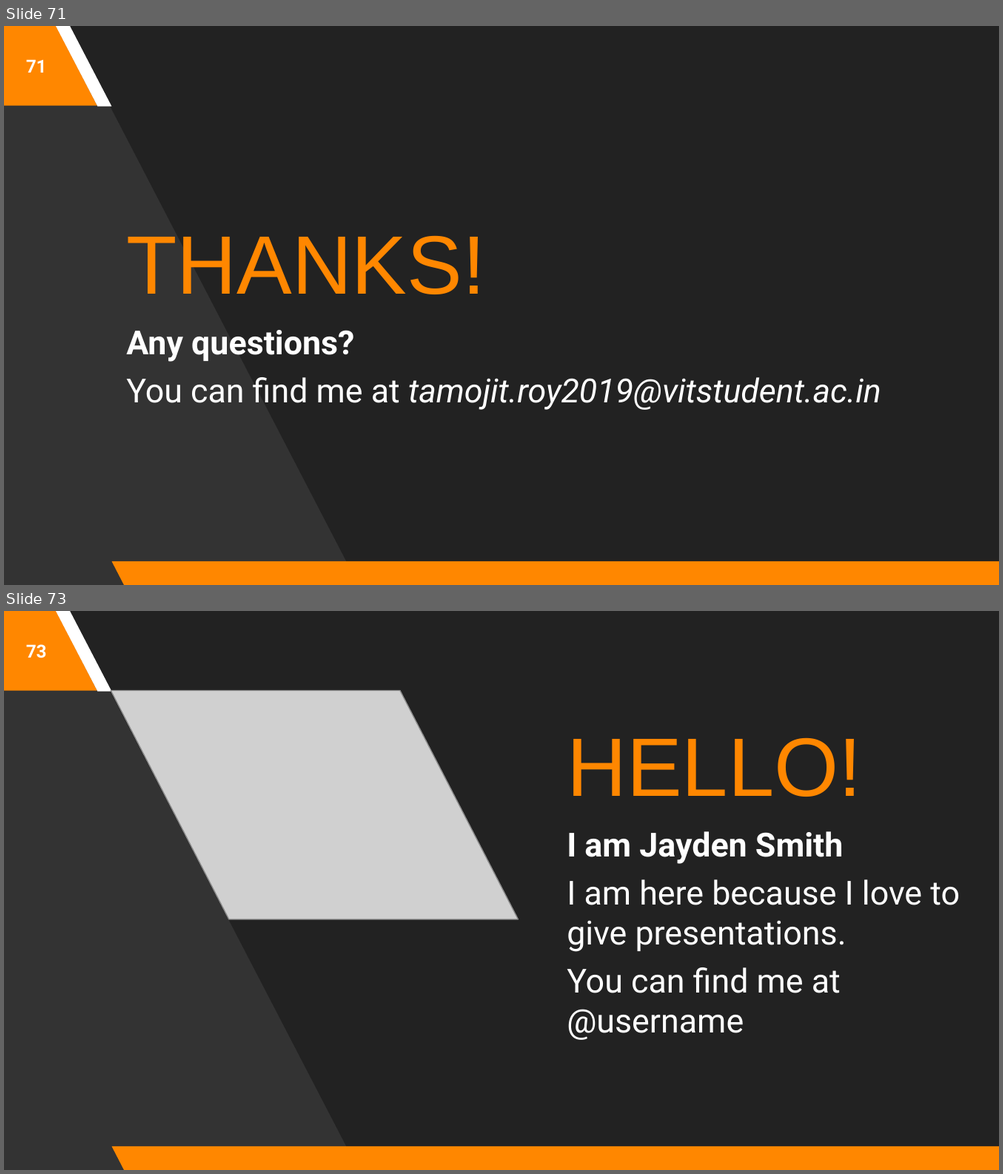
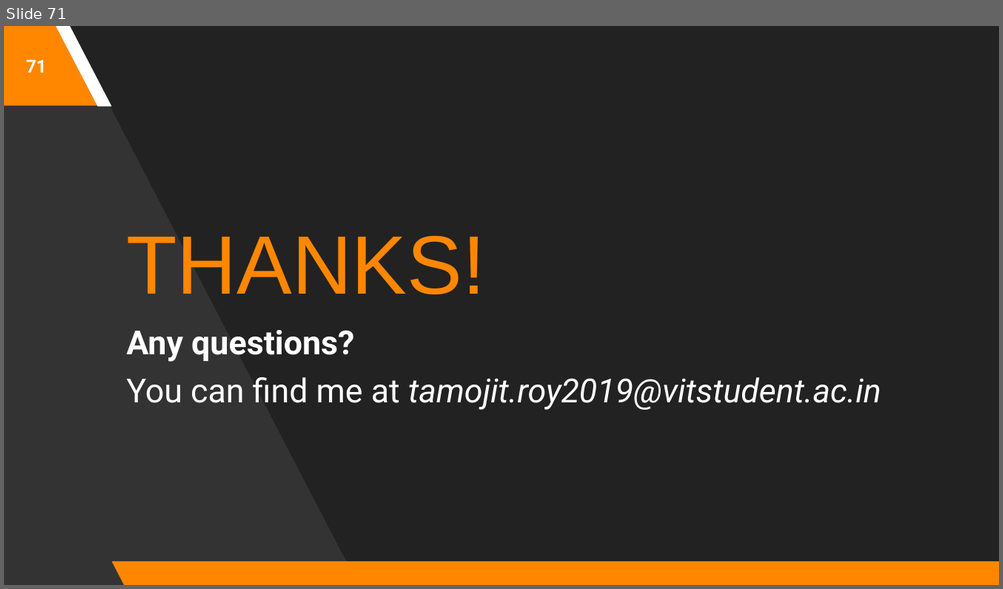
Before and after one commit to astrodestroyergithub/Divvy-Bike-Share, a slide deck: PPTS/19BCE1156_Tamojit_Roy_Capstone_Project_B.Tech_CSE_2019-23_Review-2.pptx. Shown one above the other, each under a label of ours: slides 71 and 73 before the commit, slide 71 after it; the slides between them are not shown. The pictures are 1003x1174 and 1003x589 pixels, drawn with LibreOffice and Linux fonts; fonts in the diff are those of the drawing; grey boxes stand for pictures. Boxes give left, top, right and bottom in pixels: in the first picture for what was removed or moved away, otherwise in the second. Text is boxed around its words. In the diff, an @@ line names an element or a change of style, - is before the commit and + after.

```diff
--- a/PPTS/19BCE1156_Tamojit_Roy_Capstone_Project_B.Tech_CSE_2019-23_Review-2.pptx
+++ b/PPTS/19BCE1156_Tamojit_Roy_Capstone_Project_B.Tech_CSE_2019-23_Review-2.pptx
@@ slide 73 removed at bbox=[4, 611, 999, 1170], background #222222; not listed: 4 template elements that a slide beside it also shows @@
@@ page number removed at bbox=[26, 644, 47, 658] @@
-73
@@ picture removed at bbox=[111, 691, 518, 920] @@
@@ title removed at bbox=[566, 738, 861, 797] @@
-HELLO!
@@ subtitle removed at bbox=[566, 832, 959, 1040] @@
-I am Jayden Smith
-I am here because I love to give presentations.
-You can find me at @username
```
Also in this commit, not shown: 2 slides changed, 37 other slides removed.
